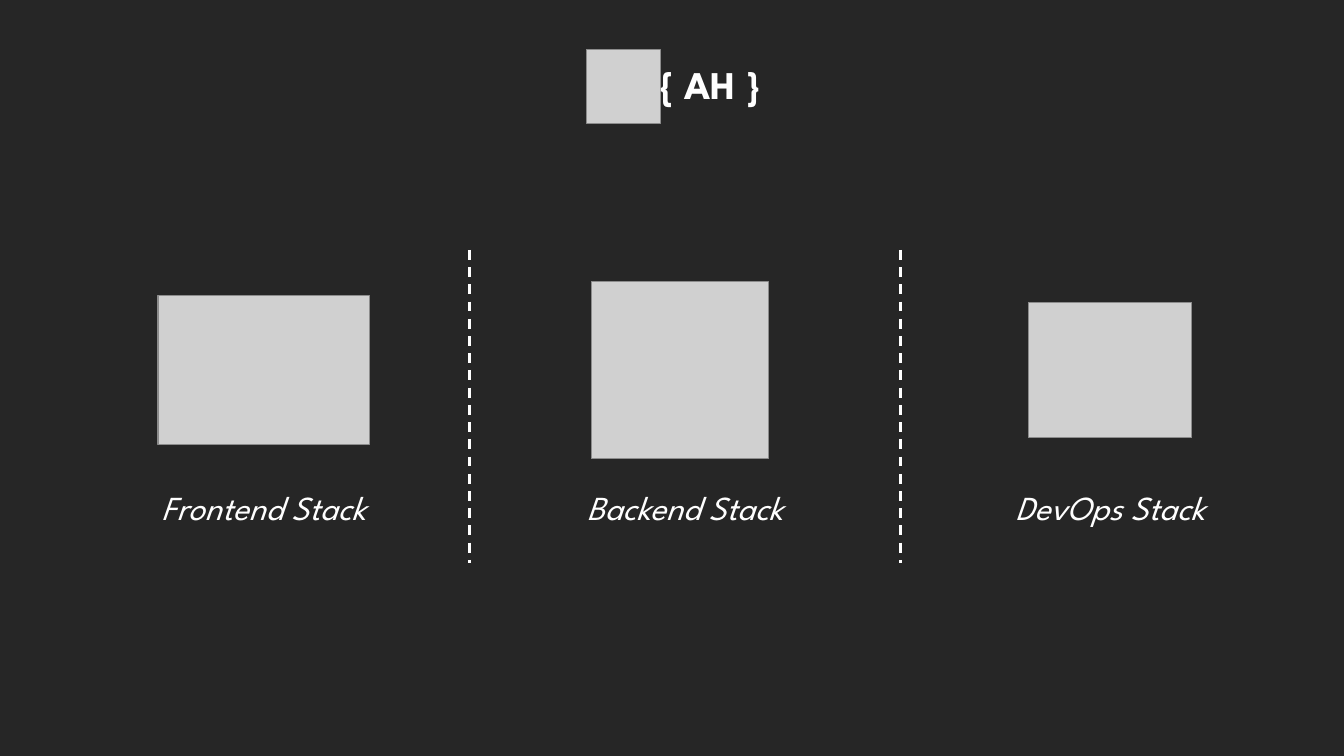
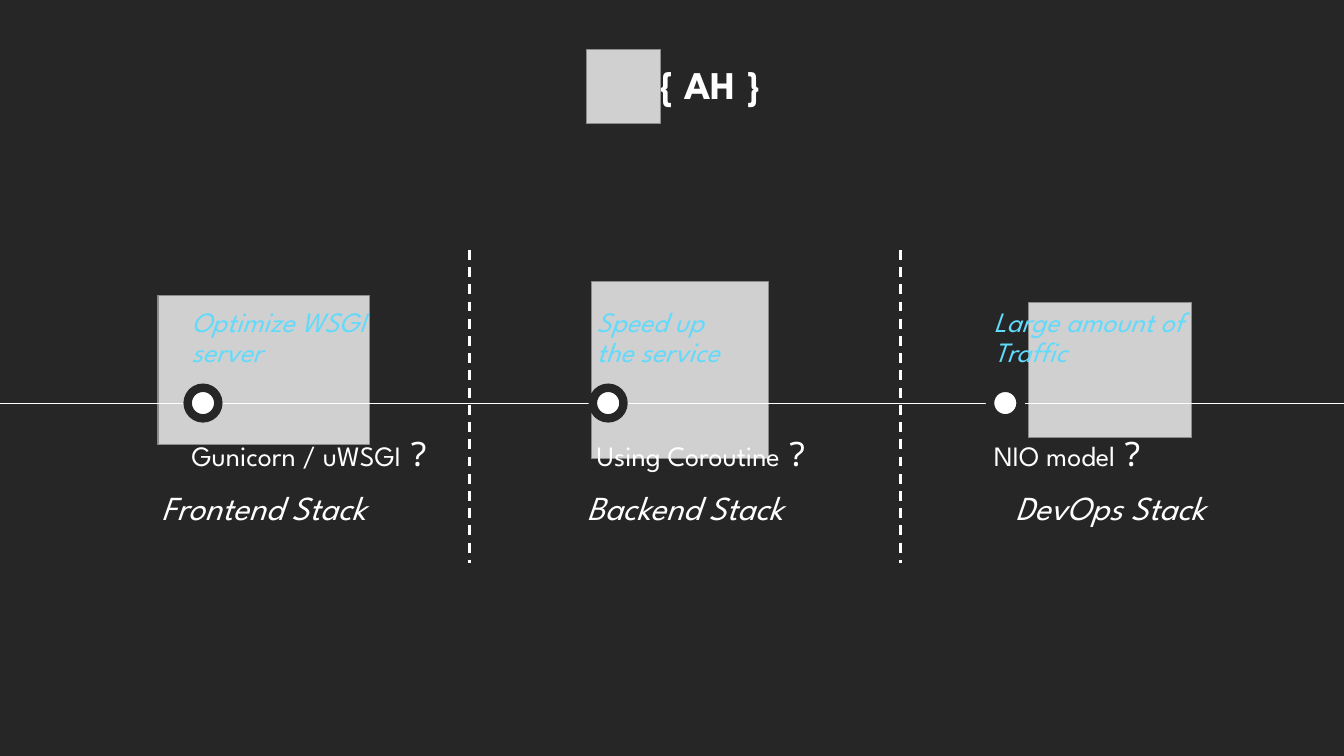
Before and after one commit to LucasDvp/advocateHub-docs, a slide deck: slide 10 of How_AH_Using_OSes.pptx (slide 8 before the commit). Drawn at 1344x756 pixels with LibreOffice and Linux fonts; fonts in the diff are those of the drawing; grey boxes stand for pictures. Boxes give left, top, right and bottom in pixels: in the first picture for what was removed or moved away, otherwise in the second. Text is boxed around its words. In the diff, an @@ line names an element or a change of style, - is before the commit and + after.

Commit message:
update

```diff
--- a/How_AH_Using_OSes.pptx
+++ b/How_AH_Using_OSes.pptx
@@ text added at (x1=192, y1=313, x2=365, y2=362), 20 pt, text #61DAFB, italic @@
+Optimize WSGI
+server
@@ text added at (x1=597, y1=313, x2=719, y2=362), 20 pt, text #61DAFB, italic @@
+Speed up
+the service
@@ text added at (x1=994, y1=302, x2=1183, y2=372), 20 pt, text #61DAFB, italic @@
+Large amount of
+Traffic
@@ ellipse added at (x1=188, y1=388, x2=218, y2=418), fill #FFFFFF, outline #262626 6 pt @@
@@ ellipse added at (x1=593, y1=388, x2=623, y2=418), fill #FFFFFF, outline #262626 6 pt @@
@@ ellipse added at (x1=990, y1=388, x2=1020, y2=418), fill #FFFFFF, outline #262626 6 pt @@
@@ line added from (0, 403) to (1344, 403), #FFFFFF 0.5 pt @@
@@ text added at (x1=192, y1=438, x2=401, y2=467), 20 pt, text #FFFFFF @@
+Gunicorn / uWSGI ?
@@ text added at (x1=597, y1=438, x2=780, y2=475), 20 pt, text #FFFFFF @@
+Using Coroutine ?
@@ text added at (x1=994, y1=446, x2=1115, y2=467), 20 pt, text #FFFFFF @@
+NIO model ?
```
Also in this commit, not shown: 3 slides added.
